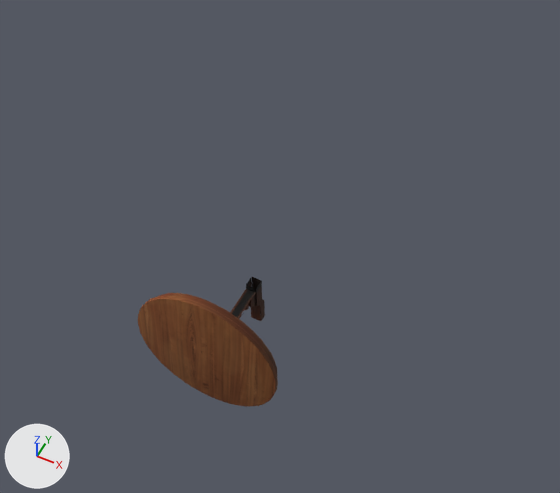
What one commit did to the OBJ model tokenhsi/data/dataset_dynamic_objects/train/Table_Circle/006cb2b3-e9e3-34e3-9a0e-f93fa04f344b/vis/mesh.obj.
Camera for both pictures: a 50 mm camera at (1.08, -1.71, 2.68) aimed at (0.08, 0.28, 0.19). The lights are fixed; the arrows at lower left show +X, +Y and +Z. Where no turn or scale is listed for an object, it has been applied to the vertices. Vertices at the same position are counted once.

Before the edit, the objects in view are built like this:
```python
me_mesh = bpy.data.meshes.new('mesh')
me_mesh.from_pydata(...)  # 772 vertices, 1303 faces; spans x -0.325..0.325, y -0.239..0.239, z -0.326..0.326
me_mesh.materials.append(mat_material_0)  # picture img_material_0_png
ob_mesh = bpy.data.objects.new('mesh', me_mesh)
ob_mesh.location = (0.0, 0.0, 0.0)
```
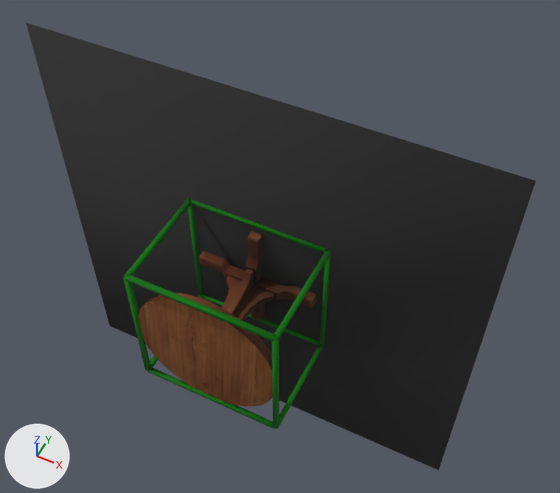
The change, as a diff of the scene's bpy script:
```diff
--- a/tokenhsi/data/dataset_dynamic_objects/train/Table_Circle/006cb2b3-e9e3-34e3-9a0e-f93fa04f344b/vis/mesh.obj.py
+++ b/tokenhsi/data/dataset_dynamic_objects/train/Table_Circle/006cb2b3-e9e3-34e3-9a0e-f93fa04f344b/vis/mesh.obj.py
@@ me_mesh @@
 # used by ob_mesh; location = (0.0, 0.0, 0.0)
-me_mesh.from_pydata(...)  # 772 vertices, 1303 faces; spans x -0.325..0.325, y -0.239..0.239, z -0.326..0.326
+me_mesh.from_pydata(...)  # 1842 vertices, 3396 faces; spans x -1.0..1.0, y -0.249..0.249, z -1.0..1.0
+# me_mesh part 1: a new loose piece, a box spanning x -0.325..0.325, y 0.229..0.249, z 0.316..0.336, in mat_material_0 (picture img_material_0_png)
+# me_mesh part 2: a new loose piece, a box spanning x -0.325..0.325, y -0.249..-0.229, z 0.316..0.336, in mat_material_0 (picture img_material_0_png)
+# me_mesh part 3: a new loose piece, a box spanning x -0.325..0.325, y -0.249..-0.229, z -0.336..-0.316, in mat_material_0 (picture img_material_0_png)
+# me_mesh part 4: a new loose piece, a box spanning x -0.325..0.325, y 0.229..0.249, z -0.336..-0.316, in mat_material_0 (picture img_material_0_png)
+# me_mesh part 5: a new loose piece, a box spanning x 0.315..0.335, y 0.229..0.249, z -0.326..0.326, in mat_material_0 (picture img_material_0_png)
+# me_mesh part 6: a new loose piece, a box spanning x -0.335..-0.315, y 0.229..0.249, z -0.326..0.326, in mat_material_0 (picture img_material_0_png)
+# me_mesh part 7: a new loose piece, a box spanning x -0.335..-0.315, y -0.249..-0.229, z -0.326..0.326, in mat_material_0 (picture img_material_0_png)
+# me_mesh part 8: a new loose piece, a box spanning x 0.315..0.335, y -0.249..-0.229, z -0.326..0.326, in mat_material_0 (picture img_material_0_png)
+# me_mesh part 9: a new loose piece, a box spanning x 0.315..0.335, y -0.239..0.239, z 0.316..0.336, in mat_material_0 (picture img_material_0_png)
+# me_mesh part 10: a new loose piece, a box spanning x 0.315..0.335, y -0.239..0.239, z -0.336..-0.316, in mat_material_0 (picture img_material_0_png)
+# me_mesh part 11: a new loose piece, a box spanning x -0.335..-0.315, y -0.239..0.239, z -0.336..-0.316, in mat_material_0 (picture img_material_0_png)
+# me_mesh part 12: a new loose piece, a box spanning x -0.335..-0.315, y -0.239..0.239, z 0.316..0.336, in mat_material_0 (picture img_material_0_png)
+# me_mesh part 13: a new loose piece of 292 vertices spanning x -0.284..0.284, y 0.164..0.239, z -0.026..0.026, in mat_material_0 (picture img_material_0_png)
+# me_mesh part 14: a new loose piece of 150 vertices spanning x -0.016..0.016, y -0.185..0.164, z 0.029..0.13, in mat_material_0 (picture img_material_0_png)
+# me_mesh part 15: a new loose piece of 150 vertices spanning x -0.13..-0.029, y -0.185..0.164, z -0.016..0.016, in mat_material_0 (picture img_material_0_png)
+# me_mesh part 16: a new loose piece of 150 vertices spanning x 0.029..0.13, y -0.185..0.164, z -0.016..0.016, in mat_material_0 (picture img_material_0_png)
+# me_mesh part 17: 224 vertices added at x -0.029..0.029, y -0.185..0.239, z -0.283..0.284
+# me_mesh part 18: 8 vertices added at x -1.0..1.0, y 0.238..0.239, z -1.0..1.0
 me_mesh.materials.append(mat_material_0)
```

What differs and where, as boxes (x1, y1, x2, y2) in the pictures (560 x 493 px):
'mesh', reshaped (262% wider, 245% taller): before (138, 277, 278, 406); after (26, 23, 536, 470)
part 1 of me_mesh, added (green): after (189, 199, 327, 253)
part 2 of me_mesh, added (green): after (125, 274, 276, 342)
part 3 of me_mesh, added (green): after (147, 367, 275, 429)
part 4 of me_mesh, added: after (202, 295, 319, 345)
part 5 of me_mesh, added (green): after (319, 254, 331, 345)
part 6 of me_mesh, added (green): after (188, 204, 203, 296)
part 7 of me_mesh, added (green): after (124, 277, 151, 370)
part 8 of me_mesh, added (green): after (272, 339, 279, 429)
part 9 of me_mesh, added (green): after (274, 249, 331, 339)
part 10 of me_mesh, added (green): after (278, 344, 324, 428)
part 11 of me_mesh, added: after (150, 294, 202, 368)
part 12 of me_mesh, added (green): after (125, 198, 192, 277)
part 13 of me_mesh, added (brown): after (199, 251, 316, 308)
part 14 of me_mesh, added (brown): after (226, 269, 254, 315)
part 15 of me_mesh, added: after (222, 276, 242, 310)
part 16 of me_mesh, added (brown): after (237, 287, 274, 321)
part 17 of me_mesh, added (brown): after (234, 231, 265, 321)
part 18 of me_mesh, added (black): after (26, 23, 536, 470)
